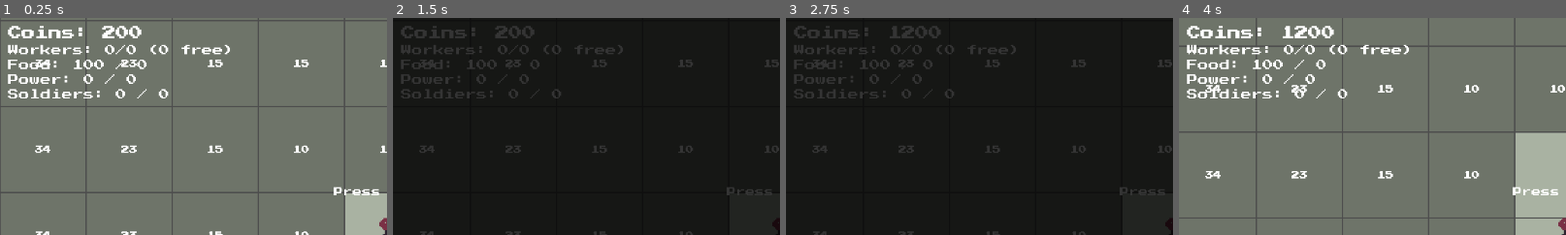
Above: before the commit, frames 1-4 (left to right).
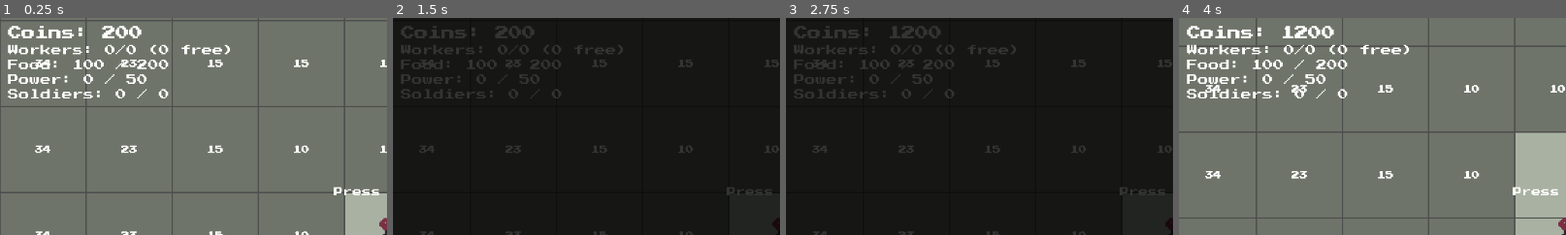
Above: after the commit, the same moments.

Repository: alecray/base-defense-game
Game: Godot game, scene res://scenes/main.tscn
The game is run twice, just before and just after one commit, with the same random seed, the same clock (stepped at 60 frames per second) and the same inputs.
Inputs (mouse positions are % of the whole screen's width and height, from its top left):
- Up to frame 1 (0.25 s): no input
- Up to frame 2 (1.5 s): tap E at 0.5 s; move the mouse to (72, 45) at 0.52 s; hold D 0.53-1.25 s; tap U at 0.6 s; click (72, 45) at 0.67 s; click "✕" at 1.25 s
- Up to frame 3 (2.75 s): click "Core 100 coins" at 2 s
- Up to frame 4 (4 s): click "✕" at 2.75 s; tap E at 3.5, 3.6 s; move the mouse to (30, 55) at 3.52 s; hold S from 3.53 s (still down); click (30, 55) at 3.67 s
The pictures show only the part of the screen within x 0-50%, y 0-50%; the shares and areas given below are measured in that part.

The runs differ from the first frame. In frame 1, 0.3% of the frame differs, in the area x 32-44%, y 19-31%; in frame 2, 0.2%; in frame 3, 0.2%; in frame 4, 0.3%.
Error before the commit: Invalid access to property or key 'FOOD_CAP_BASE' on a base object of type 'Node (constants.gd)'. (res://scripts/game_state.gd:13)

Commit message:
Add left-click shooting for the player.
Left click fires a bullet toward the mouse cursor with a 0.3s cooldown; bullets travel at 400 px/s, deal 15 damage on hit, and expire after 2 seconds.

Co-Authored-By: Claude Sonnet 4.6 <noreply@anthropic.com>

Diff:
--- /dev/null
+++ b/prefabs/player_bullet.tscn
@@ -0,0 +1,6 @@
+[gd_scene format=4 uid="uid://pbullet00001"]
+
+[ext_resource type="Script" path="res://scripts/player_bullet.gd" id="1_pbullet"]
+
+[node name="PlayerBullet" type="Node2D"]
+script = ExtResource("1_pbullet")
--- a/scripts/constants.gd
+++ b/scripts/constants.gd
@@ -66,6 +66,14 @@
 
 ## Power
 const STARTING_POWER: int = 0
+const POWER_CAP_BASE: int = 50
+const POWER_CAP_UPGRADE_COST: int = 150
+const POWER_CAP_UPGRADE_AMOUNT: int = 50
+
+## Food Cap
+const FOOD_CAP_BASE: int = 200
+const FOOD_CAP_UPGRADE_COST: int = 100
+const FOOD_CAP_UPGRADE_AMOUNT: int = 100
 
 ## Gold Mine
 const MINE_MAX_WORKERS: int = 5
@@ -108,6 +116,12 @@
 const LAB_RESEARCH_TURRET_DAMAGE_DURATION: float = 45.0
 const LAB_TURRET_DAMAGE_UPGRADE_AMOUNT: int = 5
 
+## Player
+const PLAYER_BULLET_DAMAGE: int = 15
+const PLAYER_BULLET_SPEED: float = 400.0
+const PLAYER_SHOOT_COOLDOWN: float = 0.3
+const PLAYER_BULLET_LIFETIME: float = 2.0
+
 ## Enemy Spawner
 const ENEMY_SPAWN_RADIUS: float = 1400.0
 const ENEMY_SPAWN_START_DELAY: float = 60.0
--- a/scripts/player.gd
+++ b/scripts/player.gd
@@ -1,10 +1,13 @@
 extends CharacterBody2D
 
 const SPEED: float = 200.0
+const BULLET_SCENE: PackedScene = preload("res://prefabs/player_bullet.tscn")
 
 @onready var _sprite: AnimatedSprite2D = $AnimatedSprite2D
 @onready var _tile_detector: Area2D = $TileDetector
 @onready var _purchase_prompt: Label = $PurchasePrompt
+
+var _shoot_cooldown: float = 0.0
 
 func _ready() -> void:
 	add_to_group("player")
@@ -13,7 +16,8 @@
 	_purchase_prompt.add_theme_font_size_override("font_size", 14)
 	_purchase_prompt.position = Vector2(-80.0, -72.0)
 
-func _physics_process(_delta: float) -> void:
+func _physics_process(delta: float) -> void:
+	_shoot_cooldown = maxf(0.0, _shoot_cooldown - delta)
 	var direction: Vector2 = Vector2.ZERO
 	if Input.is_physical_key_pressed(KEY_D):
 		direction.x += 1.0
@@ -59,6 +63,11 @@
 	return true
 
 func _unhandled_input(event: InputEvent) -> void:
+	if event is InputEventMouseButton:
+		var mb: InputEventMouseButton = event as InputEventMouseButton
+		if mb.pressed and mb.button_index == MOUSE_BUTTON_LEFT and _shoot_cooldown <= 0.0:
+			_shoot(get_global_mouse_position())
+		return
 	if not event is InputEventKey:
 		return
 	var key_event: InputEventKey = event as InputEventKey
@@ -67,6 +76,13 @@
 	for area: Area2D in _tile_detector.get_overlapping_areas():
 		if _handle_e_for(area):
 			return
+
+func _shoot(target: Vector2) -> void:
+	_shoot_cooldown = CONSTANTS.PLAYER_SHOOT_COOLDOWN
+	var bullet: Node2D = BULLET_SCENE.instantiate() as Node2D
+	bullet.global_position = global_position
+	bullet.call("init", target - global_position)
+	get_parent().add_child(bullet)
 
 func _handle_e_for(area: Area2D) -> bool:
 	if not area.has_meta("tile_gp") or not area.has_meta("tile_unlocked"):
--- /dev/null
+++ b/scripts/player_bullet.gd
@@ -0,0 +1,29 @@
+extends Node2D
+
+const HIT_RADIUS: float = 10.0
+
+var _direction: Vector2 = Vector2.ZERO
+var _lifetime: float = CONSTANTS.PLAYER_BULLET_LIFETIME
+var _spent: bool = false
+
+func init(dir: Vector2) -> void:
+	_direction = dir.normalized()
+
+func _process(delta: float) -> void:
+	if _spent:
+		return
+	global_position += _direction * CONSTANTS.PLAYER_BULLET_SPEED * delta
+	_lifetime -= delta
+	if _lifetime <= 0.0:
+		queue_free()
+		return
+	for enemy: Node in get_tree().get_nodes_in_group("enemies"):
+		var enemy_node: Node2D = enemy as Node2D
+		if global_position.distance_to(enemy_node.global_position) <= HIT_RADIUS:
+			enemy_node.call("take_damage", CONSTANTS.PLAYER_BULLET_DAMAGE)
+			_spent = true
+			queue_free()
+			return
+
+func _draw() -> void:
+	draw_circle(Vector2.ZERO, 4.0, Color(1.0, 0.9, 0.2))
